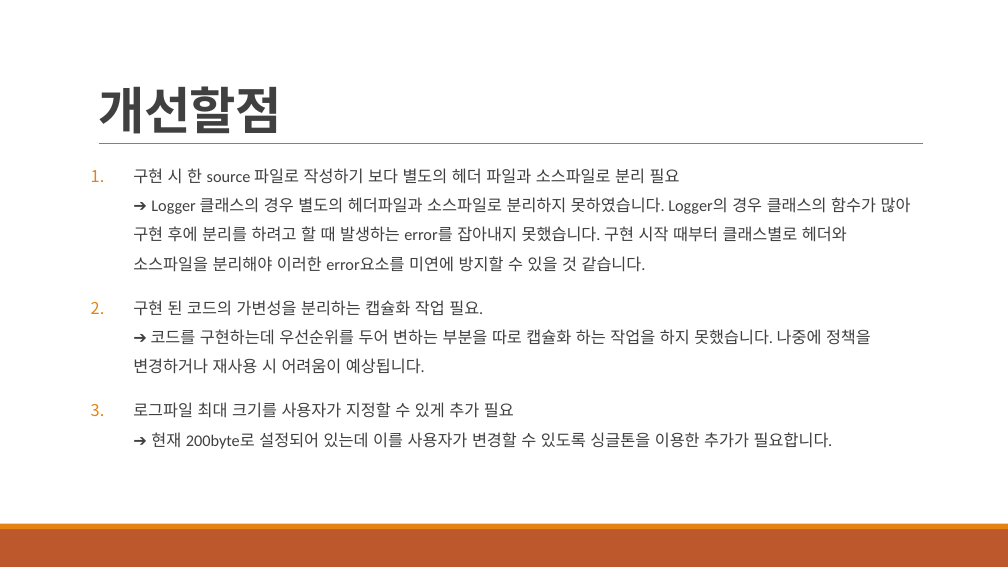
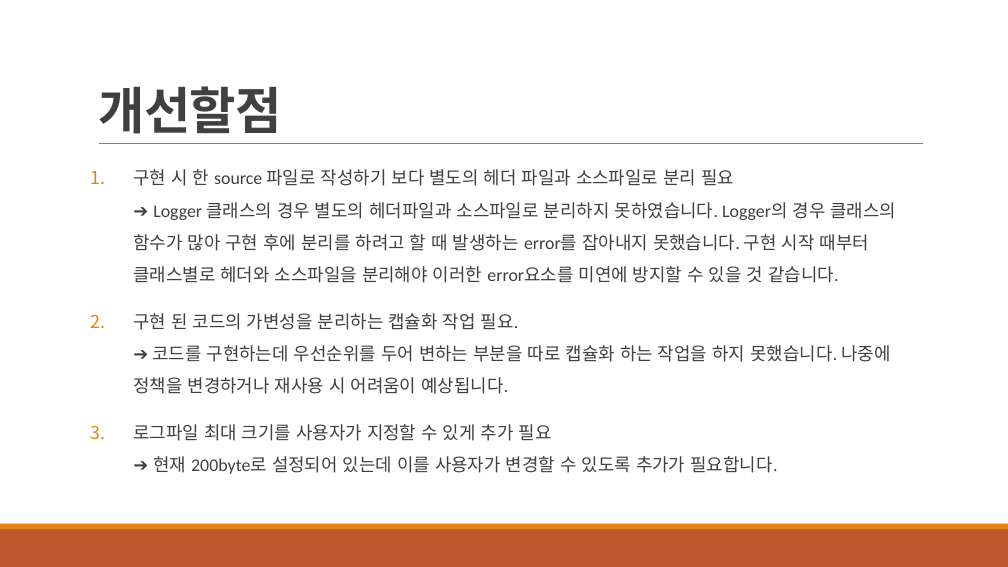
Before and after one commit to tjjeon/tjjeon1019, a slide deck: slide 16 of 전태준_C++프로젝트(201022).pptx. Drawn at 1008x567 pixels with LibreOffice and Linux fonts; fonts in the diff are those of the drawing. Boxes give left, top, right and bottom in pixels: in the first picture for what was removed or moved away, otherwise in the second. Text is boxed around its words. In the diff, an @@ line names an element or a change of style, - is before the commit and + after.

```diff
--- a/전태준_C++프로젝트(201022).pptx
+++ b/전태준_C++프로젝트(201022).pptx
@@ text at [133, 169, 897, 394]: size 15.5 to 17 pt in "구현 시 한 source 파일로 작성하기 보다 ...", "구현 된 코드의 가변성을 분리하는 캡슐화 작업 ..." @@
@@ text at [133, 424, 777, 474]: text changed; size 15.5 to 17 pt @@
-3. 로그파일 최대 크기를 사용자가 지정할 수 있게 추가 필요
-   ➔ 현재 200byte로 설정되어 있는데 이를 사용자가 변경할 수 있도록 싱글톤을 이용한 추가가 필요합니다.
+3. 로그파일 최대 크기를 사용자가 지정할 수 있게 추가 필요
+   ➔ 현재 200byte로 설정되어 있는데 이를 사용자가 변경할 수 있도록 추가가 필요합니다.
```
